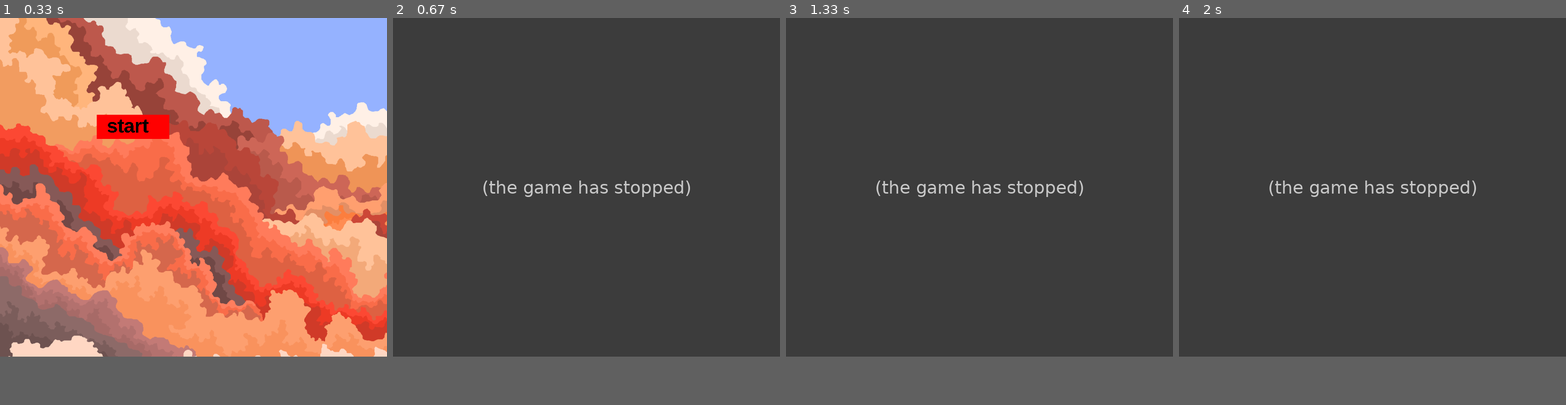
Above: before the commit, frames 1-4 (left to right).
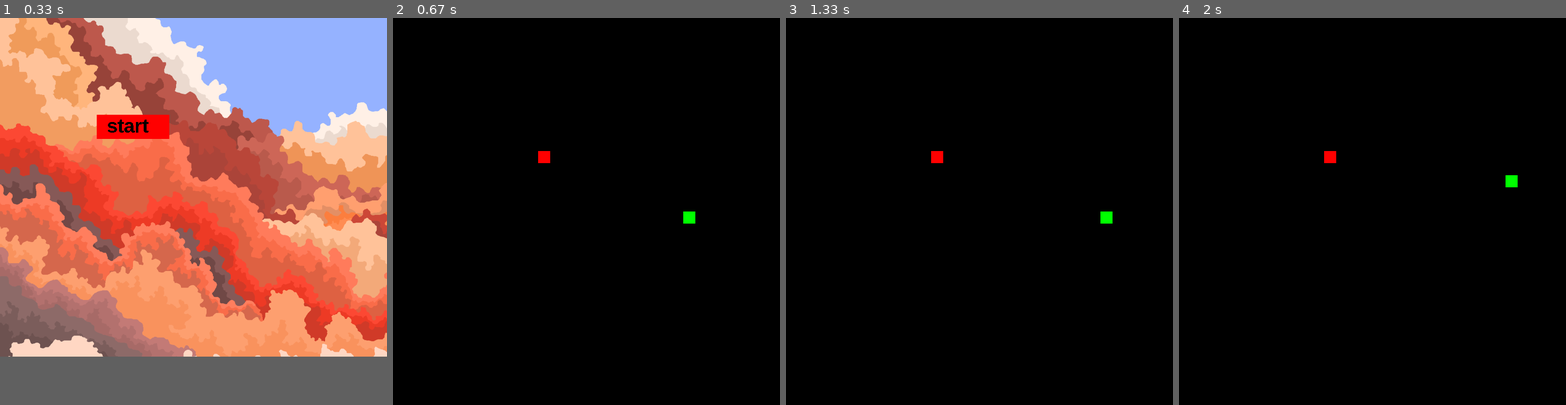
Above: after the commit, the same moments.

Repository: tema2004ch/project_pygame
Game: pygame game, started from main.py
The game is run twice, just before and just after one commit, with the same random seed, the same clock (stepped at 60 frames per second) and the same inputs.
Inputs (mouse positions are in pixels of both pictures, inside the frame that each line leads up to):
- Up to frame 1 (0.33 s): no input
- Up to frame 2 (0.67 s): click "start" at 0.38 s
- Up to frame 3 (1.33 s): hold D 0.67-1.13 s; move the mouse to (964, 226) at 0.7 s; hold W from 1.17 s (still down)
- Up to frame 4 (2 s): release W at 1.6 s; hold D from 1.63 s (still down)
In our replay, in frame 2 the window is 800x700 before the commit and 800x800 after it. These sizes can differ from the game's own. Grey fills any space a smaller window leaves; there, only what the larger window draws over its background counts as a difference.

Frame 1 is identical in both runs. In frame 2, 88% of the frame differs, in the area x 0-100%, y 0-88%; in frame 3, 88%; in frame 4, 88%.
Before the commit the program exited at 0.4 s; later frames show no game.

Commit message:
09.01 Артемий

Diff:
--- a/main.py
+++ b/main.py
@@ -1,6 +1,6 @@
 import pygame
 import sys
-import random
+from random import randrange
 
 size = width, height = 800, 700
 black = 0, 0, 0
@@ -42,7 +42,7 @@
                 x, y = event.pos
                 if x >= start_button.x and x <= start_button.x + start_button.width and y >= start_button.y and y <= start_button.y + start_button.height:
                     gameover = True
-                    #вызов игры
+                    puzzle()
             elif event.type == pygame.MOUSEMOTION:
                 x, y = event.pos
                 if x >= start_button.x and x <= start_button.x + start_button.width and y >= start_button.y and y <= start_button.y + start_button.height:
@@ -60,9 +60,60 @@
             pygame.time.wait(10)
     sys.exit()
 
+def puzzle():
+    sq = 800
+    cell = 25
+    SIZE = [sq, sq]
+
+    x, y = randrange(0, sq, cell), randrange(0, sq, cell)
+    apple = randrange(0, sq, cell), randrange(0, sq, cell)
+    length = 1
+    snake = [(x, y)]
+    dx, dy = 0, 0
+    fps = 5
+
+    pygame.init()
+    screen = pygame.display.set_mode(SIZE)
+    clock = pygame.time.Clock()
+
+    running = True
+    while running:
+        screen.fill((0, 0, 0))
+        [(pygame.draw.rect(screen, (0, 255, 0), (i, j, cell, cell))) for i, j in snake]
+        pygame.draw.rect(screen, (255, 0, 0), (*apple, cell, cell))
+
+        key = pygame.key.get_pressed()
+        if key[pygame.K_w]:
+            dx, dy = 0, -1
+        if key[pygame.K_a]:
+            dx, dy = -1, 0
+        if key[pygame.K_s]:
+            dx, dy = 0, 1
+        if key[pygame.K_d]:
+            dx, dy = 1, 0
 
 
+        x += dx * cell
+        y += dy * cell
+        snake.append((x, y))
+        snake = snake[-length:]
 
+        if snake[-1] == apple:
+            apple = randrange(0, sq, cell), randrange(0, sq, cell)
+            length += 1
+
+        if x < 0 or x > sq - cell or y < 0 or y > sq - cell:
+            menu()
+        if len(snake) != len(set(snake)):
+            menu()
+
+        pygame.display.flip()
+        clock.tick(fps)
+
+        for event in pygame.event.get():
+            if event.type == pygame.QUIT:
+                exit()
+    pygame.quit()
 
 
 
Binary file added: img/krestik.png
Binary file added: img/nolik.png
